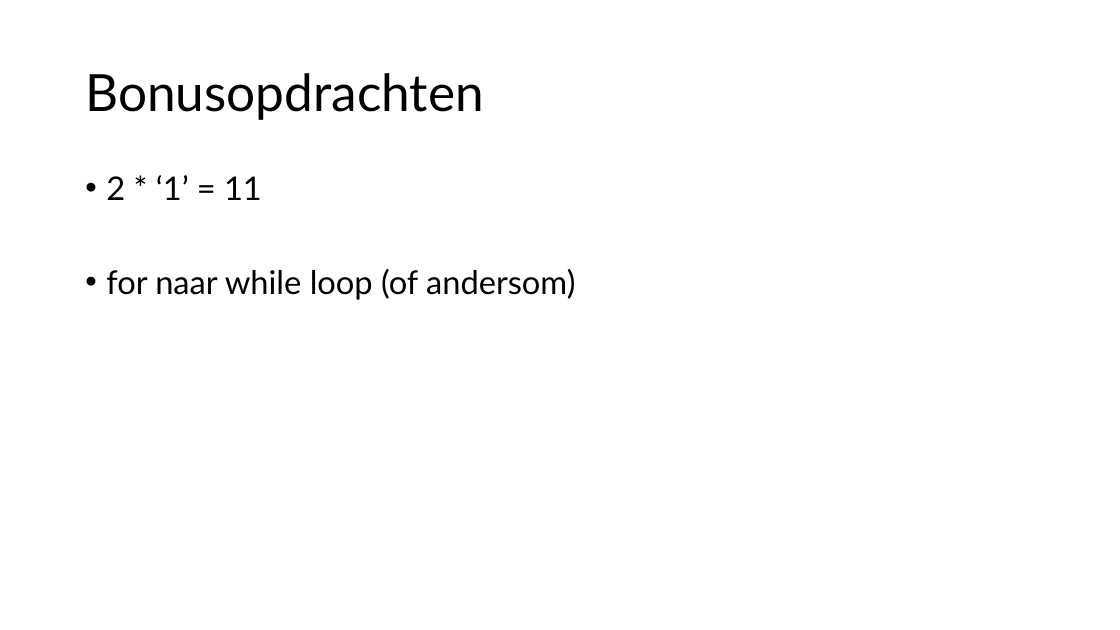
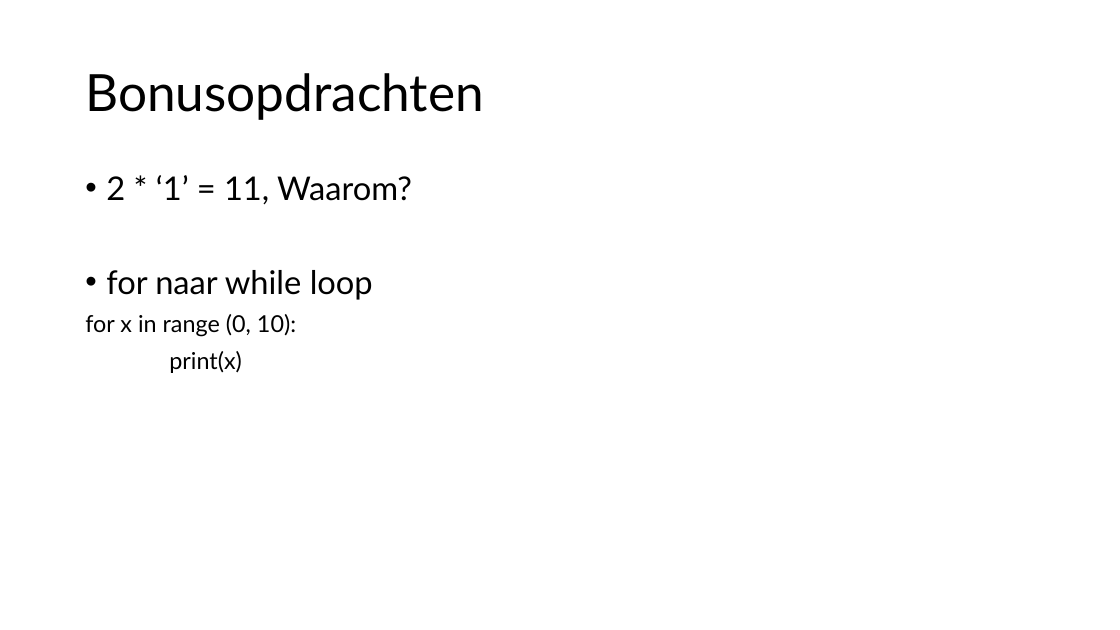
Before and after one commit to jaccovdalfsen/SoliOpdrachten, a slide deck: slide 6 of pithon.pptx (slide 8 before the commit). Drawn at 1120x630 pixels with LibreOffice and Linux fonts; fonts in the diff are those of the drawing. Boxes give left, top, right and bottom in pixels: in the first picture for what was removed or moved away, otherwise in the second. Text is boxed around its words. In the diff, an @@ line names an element or a change of style, - is before the commit and + after.

Commit message:
Update ppt

```diff
--- a/pithon.pptx
+++ b/pithon.pptx
@@ text at <box>85,175,412,373</box>: text changed @@
-• 2 * ‘1’ = 11
-• for naar while loop (of andersom)
+• 2 * ‘1’ = 11, Waarom?
+• for naar while loop
+for x in range (0, 10):
+print(x)
```
Also in this commit, not shown: 2 other slides changed, 1 slide added, 3 slides removed.
